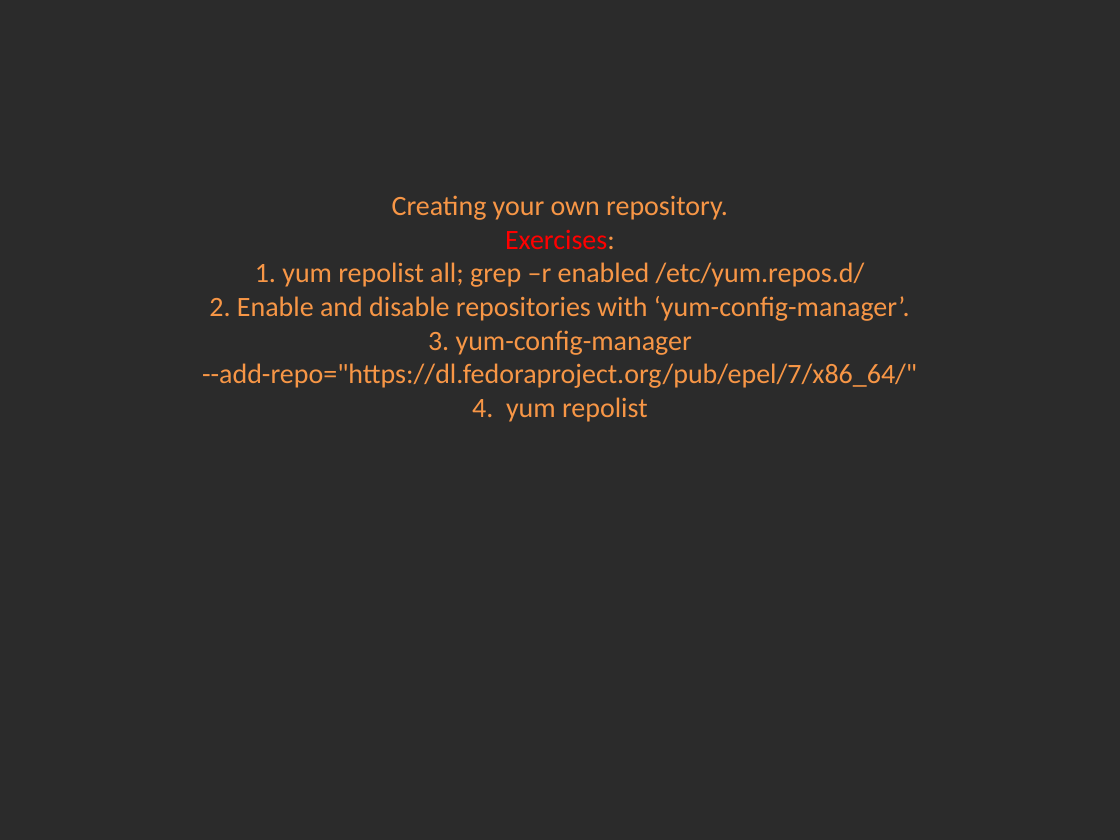
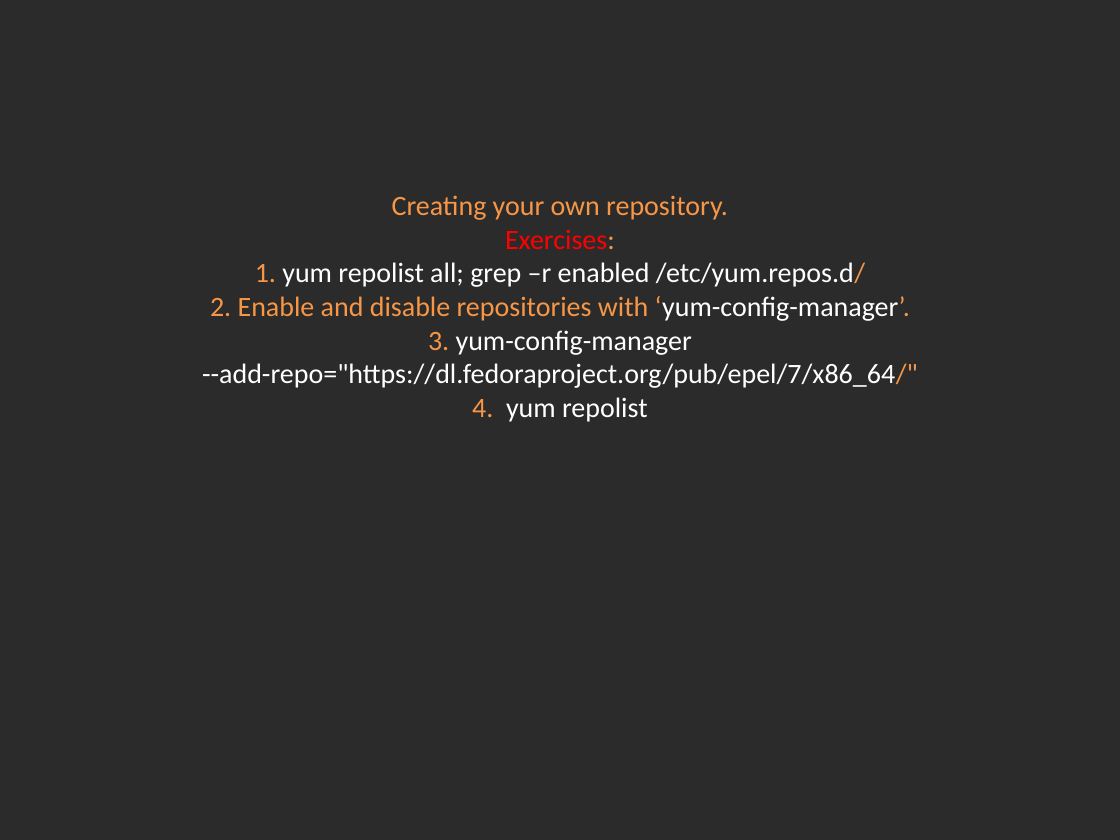
Before and after one commit to Academy-Soft-Intellect/Linux-Course, a slide deck: slide 6 of 9.Softwaremagement_And_Cron/09-SoftwareManagementAndCron.pptx. Drawn at 1120x840 pixels with LibreOffice and Linux fonts; fonts in the diff are those of the drawing; background and template pictures are left out; a plain dark background stands for a picture behind light text. Boxes give left, top, right and bottom in pixels: in the first picture for what was removed or moved away, otherwise in the second. Text is boxed around its words. In the diff, an @@ line names an element or a change of style, - is before the commit and + after.

```diff
--- a/9.Softwaremagement_And_Cron/09-SoftwareManagementAndCron.pptx
+++ b/9.Softwaremagement_And_Cron/09-SoftwareManagementAndCron.pptx
@@ title "Creating your own repository. Exercises: ..." at box(202, 195, 918, 422): text colour #F79646 to #FFFFFF in "yum repolist all; grep –r enabled /etc/yum.repos.d/ ..." @@
```
Also in this commit, not shown: 4 other slides changed, 3 other files.
